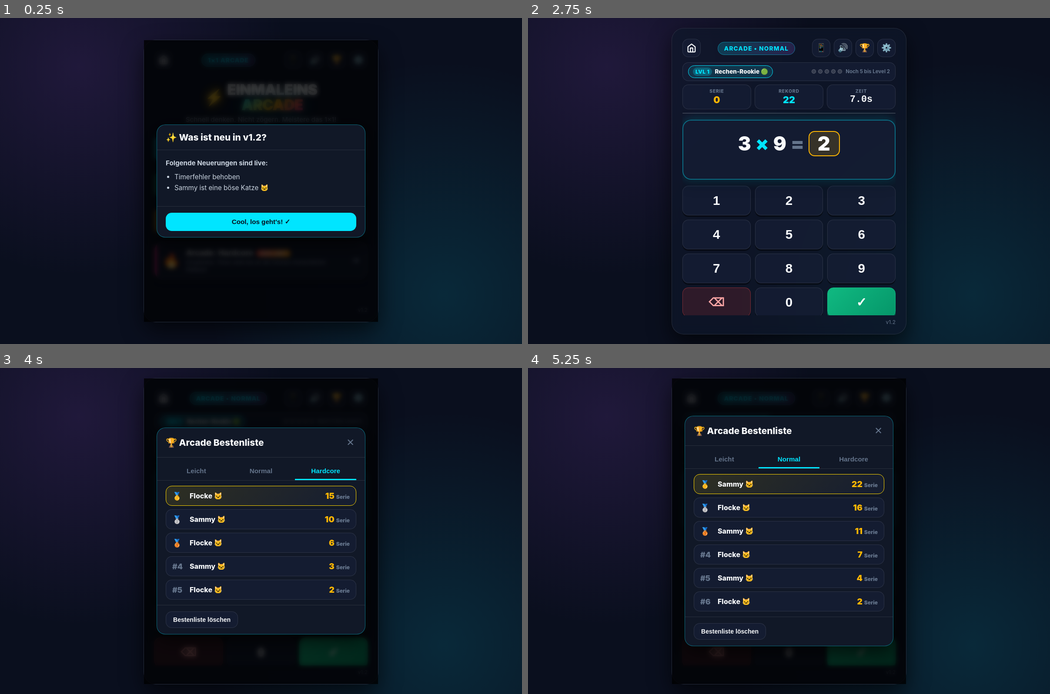
Above: before the commit, frames 1-4 (two rows, left to right).
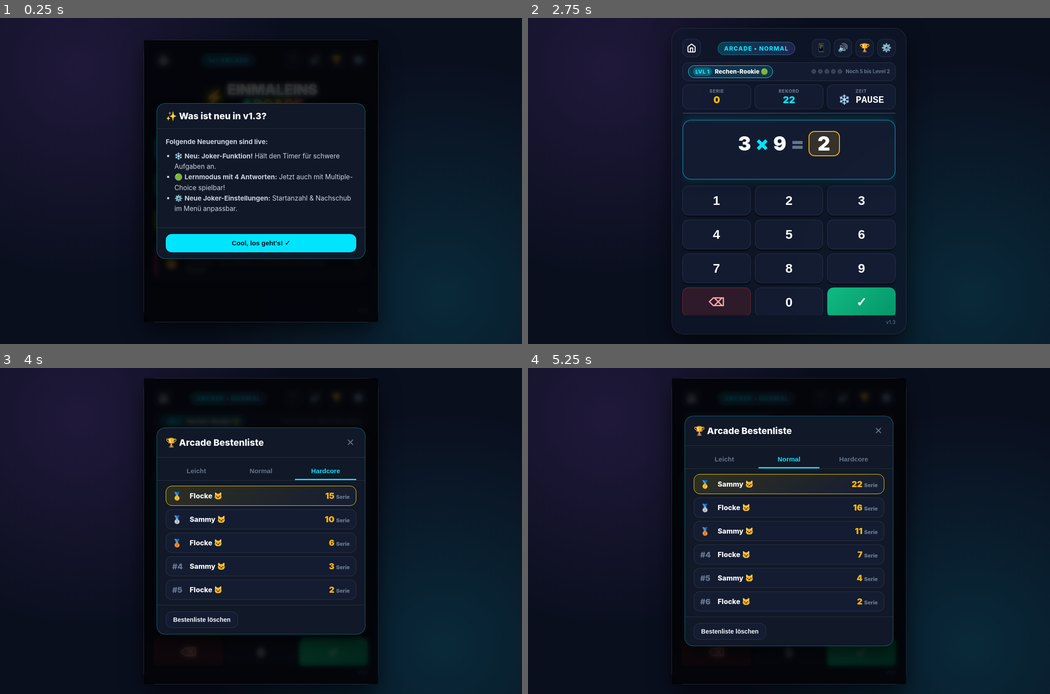
Above: after the commit, the same moments.

Repository: sehrgeehrterherrb-lab/einmaleins_arcade
Game: browser game, page index.html
Same seed, same stepped clock (60 frames per second), same inputs: the game is played once before the commit and once after it.
Inputs:
- Up to frame 1 (0.25 s): no input
- Up to frame 2 (2.75 s): click "Cool, los geht's! ✓" at 1.27 s; click "🟡 Arcade: Normal ZIFFERNFELD …" at 1.77 s; click "2" at 1.87 s; click "📱" at 2.02 s; click "✕" at 2.47 s; tap J at 2.52 s
- Up to frame 3 (4 s): click "🏆" at 3.07 s; click "Normal" at 3.27 s; click "Hardcore" at 3.67 s
- Up to frame 4 (5.25 s): click "Hardcore" at 4.27 s; click "Normal" at 4.52 s; click "Normal" at 4.87 s

The runs differ from the first frame. In frame 1, 8.3% of the frame differs, in the area x 30-70%, y 26-74%; in frame 2, 0.1%; in frame 3, less than 0.1%; in frame 4, less than 0.1%.

Commit message:
Feature v1.3: Joker-Funktion (Timer-Pause), 4 Antworten im Lernmodus & Einstellungen

Diff:
--- a/audio.js
+++ b/audio.js
@@ -289,6 +289,49 @@
       this.musicInterval = null;
     }
   }
+
+  // 8. Freeze-Sound (Joker: Zeit anhalten)
+  playFreeze() {
+    if (this.muted) return;
+    this.init();
+    const t = this.ctx.currentTime;
+    // Kristallisierendes Eis-Arpeggio
+    const freqs = [880, 1174.66, 1396.91, 1760]; // A5, D6, F6, A6
+    freqs.forEach((freq, idx) => {
+      const osc = this.ctx.createOscillator();
+      const gain = this.ctx.createGain();
+      osc.type = 'triangle';
+      osc.frequency.setValueAtTime(freq, t + idx * 0.04);
+      gain.gain.setValueAtTime(0, t);
+      gain.gain.setValueAtTime(0.18 * this.sfxVolume, t + idx * 0.04);
+      gain.gain.exponentialRampToValueAtTime(0.001, t + idx * 0.04 + 0.4);
+      osc.connect(gain);
+      gain.connect(this.ctx.destination);
+      osc.start(t + idx * 0.04);
+      osc.stop(t + idx * 0.04 + 0.4);
+    });
+  }
+
+  // 9. Extra-Joker verdient Chime
+  playJokerEarned() {
+    if (this.muted) return;
+    this.init();
+    const t = this.ctx.currentTime;
+    const freqs = [659.25, 830.61, 987.77, 1318.51]; // E5, G#5, B5, E6
+    freqs.forEach((freq, idx) => {
+      const osc = this.ctx.createOscillator();
+      const gain = this.ctx.createGain();
+      osc.type = 'sine';
+      osc.frequency.setValueAtTime(freq, t + idx * 0.05);
+      gain.gain.setValueAtTime(0, t);
+      gain.gain.setValueAtTime(0.2 * this.sfxVolume, t + idx * 0.05);
+      gain.gain.exponentialRampToValueAtTime(0.001, t + idx * 0.05 + 0.5);
+      osc.connect(gain);
+      gain.connect(this.ctx.destination);
+      osc.start(t + idx * 0.05);
+      osc.stop(t + idx * 0.05 + 0.5);
+    });
+  }
 }
 
 // Global instanziieren
--- a/game.js
+++ b/game.js
@@ -13,7 +13,9 @@
     stepInterval: 5,         // Alle wie viele Aufgaben wird es schneller
     stepReduction: 0.5,      // Zeitkürzung pro Stufe
     sfxVolume: 1.0,          // Soundeffekte Lautstärke
-    musicVolume: 0.35        // Hintergrundmusik Lautstärke
+    musicVolume: 0.35,       // Hintergrundmusik Lautstärke
+    startJokers: 3,          // Anzahl Start-Joker (Standard: 3)
+    jokerInterval: 10        // Zusätzlicher Joker alle X gelöste Aufgaben (Standard: 10)
   };
 
   // ==================== STANDARDFÜLLUNG BESTENLISTE: SAMMY & FLOCKE ====================
@@ -71,11 +73,18 @@
     mode: 'normal',           // 'learn', 'easy', 'normal', 'hardcore'
     learnSelectedTables: [2, 3, 4, 5, 10], // Standardmäßig ausgewählte Reihen
     learnHasTimer: false,     // Timer im Lernmodus aktiv?
+    learnInputMode: localStorage.getItem('1x1_learn_input_mode') || 'choice', // 'choice' (4 Antworten) | 'numpad' (Tippen)
 
     // Spielrunde
     streak: 0,
     currentProblem: null,
     currentInput: '',
+
+    // Joker
+    jokersLeft: 3,
+    tasksSinceLastJoker: 0,
+    jokerUsedOnCurrentTask: false,
+    timerFrozen: false,
 
     // Timer
     timerRunning: false,
@@ -126,6 +135,8 @@
     btnSelectNone: document.getElementById('btnSelectNone'),
     chkLearnTimer: document.getElementById('chkLearnTimer'),
     btnStartLearn: document.getElementById('btnStartLearn'),
+    btnLearnChoice: document.getElementById('btnLearnChoice'),
+    btnLearnNumpad: document.getElementById('btnLearnNumpad'),
 
     // Game HUD & Elements
     levelStatusBar: document.getElementById('levelStatusBar'),
@@ -153,6 +164,12 @@
     padBackspace: document.getElementById('padBackspace'),
     padEnter: document.getElementById('padEnter'),
 
+    // Joker
+    jokerContainer: document.getElementById('jokerContainer'),
+    btnJoker: document.getElementById('btnJoker'),
+    jokerText: document.getElementById('jokerText'),
+    jokerBadge: document.getElementById('jokerBadge'),
+
     // Game Over
     gameoverPraiseTitle: document.getElementById('gameoverPraiseTitle'),
     gameoverPraiseDesc: document.getElementById('gameoverPraiseDesc'),
@@ -193,6 +210,10 @@
     valSoundVolume: document.getElementById('valSoundVolume'),
     cfgMusicVolume: document.getElementById('cfgMusicVolume'),
     valMusicVolume: document.getElementById('valMusicVolume'),
+    cfgStartJokers: document.getElementById('cfgStartJokers'),
+    valStartJokers: document.getElementById('valStartJokers'),
+    cfgJokerInterval: document.getElementById('cfgJokerInterval'),
+    valJokerInterval: document.getElementById('valJokerInterval'),
     btnResetSettings: document.getElementById('btnResetSettings'),
     btnSaveSettings: document.getElementById('btnSaveSettings'),
     btnCloseSettings: document.getElementById('btnCloseSettings'),
@@ -296,14 +317,29 @@
   }
 
   // ==================== SPIEL-LOGIK & BERECHNUNGEN ====================
+  function isChoiceMode() {
+    return state.mode === 'easy' || (state.mode === 'learn' && state.learnInputMode === 'choice');
+  }
+
+  function isJokerAllowed() {
+    if (state.mode === 'hardcore') return false;
+    if (state.mode === 'learn' && !state.learnHasTimer) return false;
+    return true;
+  }
+
   function startGame(mode) {
     state.mode = mode;
     state.streak = 0;
     state.currentInput = '';
+    state.jokersLeft = state.settings.startJokers !== undefined ? state.settings.startJokers : 3;
+    state.tasksSinceLastJoker = 0;
+    state.jokerUsedOnCurrentTask = false;
+    state.timerFrozen = false;
+    if (dom.timerBar) dom.timerBar.classList.remove('frozen');
     stopTimer();
 
     // Layout je nach Modus anpassen
-    if (mode === 'easy') {
+    if (isChoiceMode()) {
       dom.choiceContainer.style.display = 'grid';
       dom.numpadContainer.style.display = 'none';
     } else {
@@ -319,6 +355,7 @@
       dom.timerContainer.style.visibility = 'visible';
     }
 
+    updateJokerDisplay();
     updateHud();
     showScreen('game');
     nextProblem();
@@ -405,6 +442,9 @@
 
     state.currentProblem = { a, b, answer, choices };
     state.currentInput = '';
+    state.jokerUsedOnCurrentTask = false;
+    state.timerFrozen = false;
+    if (dom.timerBar) dom.timerBar.classList.remove('frozen');
 
     // UI aktualisieren
     dom.numA.textContent = a;
@@ -414,9 +454,11 @@
     dom.feedbackMsg.textContent = '';
     dom.questionCard.classList.remove('shake');
 
-    if (state.mode === 'easy') {
+    if (isChoiceMode()) {
       renderChoices(choices);
     }
+
+    updateJokerDisplay();
 
     // Timer starten
     startTimer();
@@ -482,6 +524,8 @@
 
   function startTimer() {
     stopTimer(); // Vorherigen Timer-Frame stoppen
+    state.timerFrozen = false;
+    if (dom.timerBar) dom.timerBar.classList.remove('frozen');
     state.allocatedTime = calculateAllocatedTime();
     state.remainingTime = state.allocatedTime;
     state.timerLastTimestamp = performance.now();
@@ -535,6 +579,11 @@
       return;
     }
 
+    if (state.timerFrozen) {
+      dom.hudTimeLeft.textContent = '❄️ PAUSE';
+      return;
+    }
+
     const pct = Math.max(0, Math.min(100, (state.remainingTime / state.allocatedTime) * 100));
     dom.timerBar.style.width = `${pct}%`;
     dom.hudTimeLeft.textContent = state.remainingTime.toFixed(1) + 's';
@@ -545,6 +594,62 @@
       dom.timerBar.className = 'timer-bar warning';
     } else {
       dom.timerBar.className = 'timer-bar';
+    }
+  }
+
+  // ==================== JOKER: ZEIT ANHALTEN ====================
+  function useJoker() {
+    if (!isJokerAllowed()) return;
+    if (state.jokersLeft <= 0 || state.jokerUsedOnCurrentTask || state.timerFrozen) return;
+    if (!state.timerRunning && (state.mode !== 'learn' || state.learnHasTimer)) return;
+
+    state.jokersLeft--;
+    state.jokerUsedOnCurrentTask = true;
+    state.timerFrozen = true;
+
+    stopTimer(); // Timer sicher pausieren
+
+    if (dom.timerBar) dom.timerBar.classList.add('frozen');
+    dom.hudTimeLeft.textContent = '❄️ PAUSE';
+
+    window.audio.playFreeze();
+    updateJokerDisplay();
+  }
+
+  function updateJokerDisplay() {
+    if (!dom.jokerContainer) return;
+    if (!isJokerAllowed()) {
+      dom.jokerContainer.style.display = 'none';
+      return;
+    }
+    dom.jokerContainer.style.display = 'block';
+
+    if (dom.jokerBadge) dom.jokerBadge.textContent = state.jokersLeft;
+
+    if (state.timerFrozen) {
+      dom.btnJoker.disabled = true;
+      dom.btnJoker.classList.add('active-freeze');
+      dom.jokerText.textContent = '❄️ Zeit angehalten!';
+    } else if (state.jokerUsedOnCurrentTask) {
+      dom.btnJoker.disabled = true;
+      dom.btnJoker.classList.remove('active-freeze');
+      dom.jokerText.textContent = 'Joker für Aufgabe aktiv';
+    } else if (state.jokersLeft <= 0) {
+      dom.btnJoker.disabled = true;
+      dom.btnJoker.classList.remove('active-freeze');
+      dom.jokerText.textContent = 'Keine Joker übrig';
+    } else {
+      dom.btnJoker.disabled = false;
+      dom.btnJoker.classList.remove('active-freeze');
+      dom.jokerText.textContent = 'Joker: Zeit anhalten';
+    }
+  }
+
+  function triggerJokerReward() {
+    window.audio.playJokerEarned();
+    if (dom.btnJoker) {
+      dom.btnJoker.classList.add('reward-pulse');
+      setTimeout(() => dom.btnJoker.classList.remove('reward-pulse'), 700);
     }
   }
 
@@ -574,7 +679,7 @@
     checkAnswer(num);
   }
 
-  function checkAnswer(userAnswer) {
+  function checkAnswer(userAnswer, btnElement = null) {
     if (!state.currentProblem) return;
     const correct = state.currentProblem.answer;
 
@@ -582,6 +687,18 @@
       // RICHTIG!
       state.streak++;
       updateHud();
+
+      // Joker Belohnung bei Meilenstein
+      if (isJokerAllowed()) {
+        state.tasksSinceLastJoker++;
+        const jInterval = state.settings.jokerInterval || 10;
+        if (state.tasksSinceLastJoker >= jInterval) {
+          state.tasksSinceLastJoker = 0;
+          state.jokersLeft++;
+          updateJokerDisplay();
+          triggerJokerReward();
+        }
+      }
 
       const interval = state.settings.stepInterval || 5;
       const isLevelUp = (state.streak > 0 && state.streak % interval === 0 && state.mode !== 'learn');
@@ -594,7 +711,8 @@
       } else {
         window.audio.playCorrect();
         triggerConfetti(25);
-        dom.feedbackMsg.textContent = 'Richtig! ⭐';
+        const rewardText = (state.tasksSinceLastJoker === 0 && isJokerAllowed()) ? 'Richtig! ⭐ +1 Joker! ❄️' : 'Richtig! ⭐';
+        dom.feedbackMsg.textContent = rewardText;
         dom.feedbackMsg.style.color = 'var(--accent-green)';
 
         // Kurze visuelle Pause für gutes Gefühl
@@ -615,6 +733,9 @@
         state.currentInput = '';
         dom.answerPlaceholder.textContent = '?';
         dom.answerPlaceholder.classList.remove('has-val');
+        if (btnElement) {
+          btnElement.classList.add('wrong');
+        }
       } else {
         // Sudden Death in Arcade-Modi!
         stopTimer();
@@ -826,6 +947,12 @@
     dom.cfgMusicVolume.value = cfg.musicVolume;
     dom.valMusicVolume.textContent = `${Math.round(cfg.musicVolume * 100)}%`;
 
+    dom.cfgStartJokers.value = cfg.startJokers !== undefined ? cfg.startJokers : 3;
+    dom.valStartJokers.textContent = `${dom.cfgStartJokers.value} Joker`;
+
+    dom.cfgJokerInterval.value = cfg.jokerInterval !== undefined ? cfg.jokerInterval : 10;
+    dom.valJokerInterval.textContent = `${dom.cfgJokerInterval.value} Aufgaben`;
+
     dom.modalSettings.classList.add('active');
   }
 
@@ -842,6 +969,8 @@
     state.settings.stepReduction = parseFloat(dom.cfgStepReduction.value);
     state.settings.sfxVolume = parseFloat(dom.cfgSoundVolume.value);
     state.settings.musicVolume = parseFloat(dom.cfgMusicVolume.value);
+    state.settings.startJokers = parseInt(dom.cfgStartJokers.value, 10);
+    state.settings.jokerInterval = parseInt(dom.cfgJokerInterval.value, 10);
 
     window.audio.setVolumes(state.settings.sfxVolume, state.settings.musicVolume);
     saveSettings();
@@ -973,6 +1102,36 @@
     });
 
     // Lernmodus Setup
+    function updateLearnModeToggle() {
+      if (!dom.btnLearnChoice || !dom.btnLearnNumpad) return;
+      if (state.learnInputMode === 'choice') {
+        dom.btnLearnChoice.classList.add('active');
+        dom.btnLearnNumpad.classList.remove('active');
+      } else {
+        dom.btnLearnChoice.classList.remove('active');
+        dom.btnLearnNumpad.classList.add('active');
+      }
+    }
+    updateLearnModeToggle();
+
+    if (dom.btnLearnChoice) {
+      dom.btnLearnChoice.addEventListener('click', () => {
+        window.audio.playClick();
+        state.learnInputMode = 'choice';
+        localStorage.setItem('1x1_learn_input_mode', 'choice');
+        updateLearnModeToggle();
+      });
+    }
+
+    if (dom.btnLearnNumpad) {
+      dom.btnLearnNumpad.addEventListener('click', () => {
+        window.audio.playClick();
+        state.learnInputMode = 'numpad';
+        localStorage.setItem('1x1_learn_input_mode', 'numpad');
+        updateLearnModeToggle();
+      });
+    }
+
     dom.btnSelectAll.addEventListener('click', () => {
       window.audio.playClick();
       state.learnSelectedTables = [1, 2, 3, 4, 5, 6, 7, 8, 9, 10];
@@ -991,13 +1150,20 @@
       startGame('learn');
     });
 
-    // Multiple Choice Buttons (Leicht)
+    // Multiple Choice Buttons (Leicht & Lernmodus)
     dom.choiceContainer.querySelectorAll('.choice-btn').forEach(btn => {
       btn.addEventListener('click', () => {
         const val = parseInt(btn.dataset.val, 10);
-        checkAnswer(val);
+        checkAnswer(val, btn);
       });
     });
+
+    // Joker Button
+    if (dom.btnJoker) {
+      dom.btnJoker.addEventListener('click', () => {
+        useJoker();
+      });
+    }
 
     // On-Screen Numpad Buttons (Normal & Hardcore)
     dom.numpadContainer.querySelectorAll('.pad-btn[data-val]').forEach(btn => {
@@ -1077,6 +1243,13 @@
     dom.cfgMusicVolume.addEventListener('input', (e) => {
       dom.valMusicVolume.textContent = `${Math.round(e.target.value * 100)}%`;
     });
+    dom.cfgStartJokers.addEventListener('input', (e) => {
+      dom.valStartJokers.textContent = `${e.target.value} Joker`;
+    });
+    dom.cfgJokerInterval.addEventListener('input', (e) => {
+      dom.valJokerInterval.textContent = `${e.target.value} Aufgaben`;
+    });
+
     // App-Update per Klick im Einstellungsmenü
     const btnUpdateApp = document.getElementById('btnUpdateApp');
     if (btnUpdateApp) {
@@ -1093,10 +1266,11 @@
     }
 
     // Changelog & Versionsanzeige einmalig nach Versionswechsel
-    const CURRENT_VERSION = '1.2';
+    const CURRENT_VERSION = '1.3';
     const CHANGELOG_NOTES = `
-      <li>Timerfehler behoben</li>
-      <li>Sammy ist eine böse Katze 🐱</li>
+      <li>❄️ <strong>Neu: Joker-Funktion!</strong> Hält den Timer für schwere Aufgaben an.</li>
+      <li>🟢 <strong>Lernmodus mit 4 Antworten:</strong> Jetzt auch mit Multiple-Choice spielbar!</li>
+      <li>⚙️ <strong>Neue Joker-Einstellungen:</strong> Startanzahl & Nachschub im Menü anpassbar.</li>
     `;
 
     const changelogTitle = document.getElementById('changelogTitle');
@@ -1155,14 +1329,20 @@
       // Nur im Spiel relevant:
       if (state.screen !== 'game') return;
 
+      // Joker per Taste 'J'
+      if (e.key === 'j' || e.key === 'J') {
+        useJoker();
+        return;
+      }
+
       // Zifferntasten 0-9 (auch Numpad!)
       if (e.key >= '0' && e.key <= '9') {
-        if (state.mode === 'easy') {
-          // Im Leicht-Modus: Tasten 1, 2, 3, 4 wählen die jeweilige Karte
+        if (isChoiceMode()) {
+          // Im 4-Antworten-Modus: Tasten 1, 2, 3, 4 wählen die jeweilige Karte
           const idx = parseInt(e.key, 10) - 1;
           const choiceBtns = dom.choiceContainer.querySelectorAll('.choice-btn');
           if (idx >= 0 && idx < choiceBtns.length) {
-            checkAnswer(parseInt(choiceBtns[idx].dataset.val, 10));
+            checkAnswer(parseInt(choiceBtns[idx].dataset.val, 10), choiceBtns[idx]);
           }
         } else {
           // Im Normal / Hardcore Modus: Ziffer ins Eingabefeld
--- a/index.html
+++ b/index.html
@@ -124,6 +124,14 @@
       </div>
 
       <div class="setup-options">
+        <div class="setup-opt-row">
+          <span class="setup-opt-label">Eingabemodus:</span>
+          <div class="learn-mode-toggle">
+            <button type="button" class="learn-toggle-btn active" id="btnLearnChoice">🟢 4 Antworten</button>
+            <button type="button" class="learn-toggle-btn" id="btnLearnNumpad">🔢 Selbst tippen</button>
+          </div>
+        </div>
+
         <label class="toggle-container">
           <input type="checkbox" id="chkLearnTimer">
           <span class="toggle-slider"></span>
@@ -220,6 +228,15 @@
           <button class="pad-btn" data-val="0">0</button>
           <button class="pad-btn pad-enter" id="padEnter" title="Bestätigen" aria-label="Bestätigen">✓</button>
         </div>
+      </div>
+
+      <!-- JOKER BUTTON (ZEIT ANHALTEN) -->
+      <div class="joker-container" id="jokerContainer">
+        <button class="joker-btn" id="btnJoker" type="button">
+          <span class="joker-icon">❄️</span>
+          <span class="joker-text" id="jokerText">Joker: Zeit anhalten</span>
+          <span class="joker-badge" id="jokerBadge">3</span>
+        </button>
       </div>
     </main>
 
@@ -352,6 +369,24 @@
               </div>
             </div>
           </div>
+
+          <div class="setting-group">
+            <h3>❄️ Joker-Einstellungen</h3>
+            <div class="setting-row">
+              <label for="cfgStartJokers">Start-Joker:</label>
+              <div class="slider-control">
+                <input type="range" id="cfgStartJokers" min="0" max="10" step="1" value="3">
+                <span class="value-display" id="valStartJokers">3 Joker</span>
+              </div>
+            </div>
+            <div class="setting-row">
+              <label for="cfgJokerInterval">Zusatz-Joker alle:</label>
+              <div class="slider-control">
+                <input type="range" id="cfgJokerInterval" min="3" max="25" step="1" value="10">
+                <span class="value-display" id="valJokerInterval">10 Aufgaben</span>
+              </div>
+            </div>
+          </div>
 		            <div class="setting-group">
             <h3>🔄 App-Update</h3>
             <p class="setting-hint">Prüft im WLAN nach neuen Versionen:</p>
@@ -371,14 +406,14 @@
     <div id="modalChangelog" class="modal">
       <div class="modal-dialog">
         <div class="modal-header">
-          <h2 id="changelogTitle">✨ Was ist neu in v1.2?</h2>
+          <h2 id="changelogTitle">✨ Was ist neu in v1.3?</h2>
         </div>
         <div style="padding: 18px 20px; line-height: 1.6; font-size: 0.95rem; color: #cbd5e1;">
           <p style="margin-bottom: 8px;"><strong>Folgende Neuerungen sind live:</strong></p>
           <ul id="changelog" style="padding-left: 20px; margin-bottom: 12px;">
-            <li>Versionsanzeige (v1.1) hinzugefügt</li>
-            <li>Neuer Button „Jetzt aktualisieren“ in den Einstellungen</li>
-            <li>Automatisches Leeren des alten Caches</li>
+            <li>❄️ <strong>Neu: Joker-Funktion!</strong> Hält den Timer für schwere Aufgaben an.</li>
+            <li>🟢 <strong>Lernmodus mit 4 Antworten:</strong> Jetzt auch mit Multiple-Choice spielbar!</li>
+            <li>⚙️ <strong>Neue Joker-Einstellungen:</strong> Startanzahl & Nachschub im Menü anpassbar.</li>
           </ul>
         </div>
         <div class="modal-footer">
@@ -414,7 +449,7 @@
         </div>
       </div>
     </div>
-      <div id="appVersion" style="text-align: right; font-size: 0.75rem; color: var(--text-muted); margin-top: 8px;">v1.1</div>
+      <div id="appVersion" style="text-align: right; font-size: 0.75rem; color: var(--text-muted); margin-top: 8px;">v1.3</div>
   </div>
 
   <script src="qrcode.min.js"></script>
--- a/styles.css
+++ b/styles.css
@@ -358,8 +358,51 @@
   background: var(--bg-card);
   border: 1px solid var(--border-subtle);
   border-radius: var(--radius-md);
-  padding: 12px 16px;
+  padding: 14px 16px;
   margin-bottom: 20px;
+}
+
+.setup-opt-row {
+  display: flex;
+  flex-direction: column;
+  gap: 8px;
+  margin-bottom: 12px;
+}
+
+.setup-opt-label {
+  font-size: 0.95rem;
+  font-weight: 800;
+  color: var(--text-muted);
+}
+
+.learn-mode-toggle {
+  display: flex;
+  gap: 10px;
+}
+
+.learn-toggle-btn {
+  flex: 1;
+  background: var(--bg-card-hover);
+  border: 2px solid var(--border-subtle);
+  border-radius: var(--radius-md);
+  color: var(--text-muted);
+  font-weight: 800;
+  font-size: 0.95rem;
+  padding: 10px 12px;
+  cursor: pointer;
+  transition: all 0.15s ease;
+}
+
+.learn-toggle-btn:hover {
+  border-color: var(--border-active);
+  color: #fff;
+}
+
+.learn-toggle-btn.active {
+  background: rgba(0, 229, 255, 0.16);
+  border-color: var(--accent-cyan);
+  color: #fff;
+  box-shadow: 0 0 12px rgba(0, 229, 255, 0.35);
 }
 
 .toggle-container {
@@ -694,6 +737,17 @@
   box-shadow: 0 0 12px #ef4444;
 }
 
+.timer-bar.frozen {
+  background: linear-gradient(90deg, #38bdf8, #00e5ff) !important;
+  box-shadow: 0 0 16px rgba(0, 229, 255, 0.85) !important;
+  animation: pulseFreeze 1.2s infinite alternate !important;
+}
+
+@keyframes pulseFreeze {
+  from { opacity: 1; filter: brightness(1); }
+  to { opacity: 0.8; filter: brightness(1.3); }
+}
+
 @keyframes timerBlink {
   from { opacity: 1; }
   to { opacity: 0.6; }
@@ -868,6 +922,81 @@
 .pad-enter:active {
   box-shadow: none;
   transform: translateY(4px);
+}
+
+/* ==================== JOKER BUTTON (ZEIT EINFRIEREN) ==================== */
+.joker-container {
+  margin-top: 10px;
+  width: 100%;
+}
+
+.joker-btn {
+  width: 100%;
+  display: flex;
+  align-items: center;
+  justify-content: center;
+  gap: 10px;
+  background: linear-gradient(135deg, rgba(0, 229, 255, 0.16), rgba(14, 165, 233, 0.22));
+  border: 2px solid var(--accent-cyan);
+  border-radius: var(--radius-md);
+  color: #ffffff;
+  font-size: 1.05rem;
+  font-weight: 800;
+  padding: 13px 18px;
+  cursor: pointer;
+  box-shadow: 0 4px 14px rgba(0, 229, 255, 0.25);
+  transition: all 0.15s ease;
+  user-select: none;
+  -webkit-user-select: none;
+}
+
+.joker-btn:hover:not(:disabled) {
+  background: linear-gradient(135deg, rgba(0, 229, 255, 0.28), rgba(14, 165, 233, 0.38));
+  box-shadow: 0 4px 18px rgba(0, 229, 255, 0.45);
+  transform: translateY(-2px);
+}
+
+.joker-btn:active:not(:disabled) {
+  transform: translateY(2px);
+  box-shadow: 0 2px 6px rgba(0, 229, 255, 0.3);
+}
+
+.joker-btn:disabled {
+  opacity: 0.38;
+  cursor: not-allowed;
+  border-color: rgba(255, 255, 255, 0.15);
+  box-shadow: none;
+  background: rgba(255, 255, 255, 0.05);
+  transform: none;
+}
+
+.joker-btn.active-freeze {
+  background: linear-gradient(135deg, #0284c7, #0369a1);
+  border-color: #38bdf8;
+  color: #e0f2fe;
+  opacity: 1;
+  box-shadow: 0 0 16px rgba(56, 189, 248, 0.6);
+  animation: pulseFreeze 1.5s infinite alternate;
+}
+
+.joker-badge {
+  background: var(--accent-cyan);
+  color: #0b0f19;
+  font-weight: 900;
+  font-size: 0.85rem;
+  padding: 2px 8px;
+  border-radius: 999px;
+  margin-left: 4px;
+}
+
+.joker-btn.reward-pulse {
+  animation: rewardPulse 0.6s ease;
+}
+
+@keyframes rewardPulse {
+  0% { transform: scale(1); }
+  50% { transform: scale(1.06); box-shadow: 0 0 25px rgba(255, 215, 0, 0.8); border-color: var(--accent-yellow); }
+  100% { transform: scale(1); }
 }
 
 /* ==================== SCREEN: GAME OVER ==================== */
--- a/sw.js
+++ b/sw.js
@@ -3,7 +3,7 @@
    Ermöglicht 100% Offline-Betrieb auf dem Tablet / Smartphone (auch bei Oma!)
    ========================================================================== */
 
-const CACHE_NAME = '1x1-arcade-v5';
+const CACHE_NAME = '1x1-arcade-v6';
 const ASSETS_TO_CACHE = [
   './',
   './index.html',
